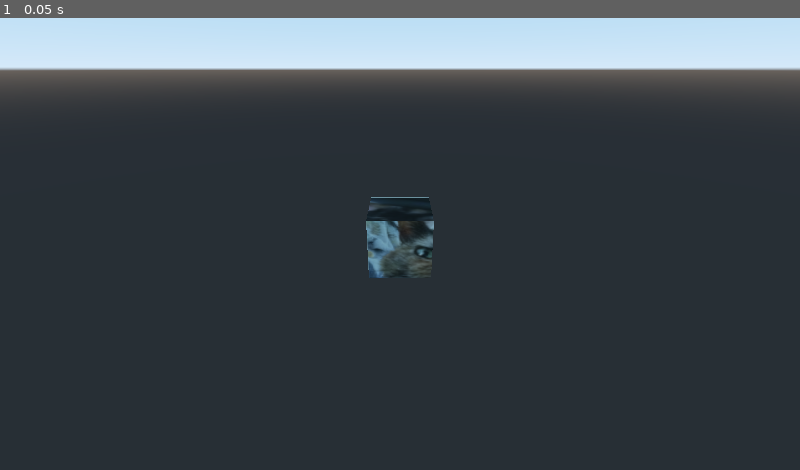
Above: before the commit, frame 1.
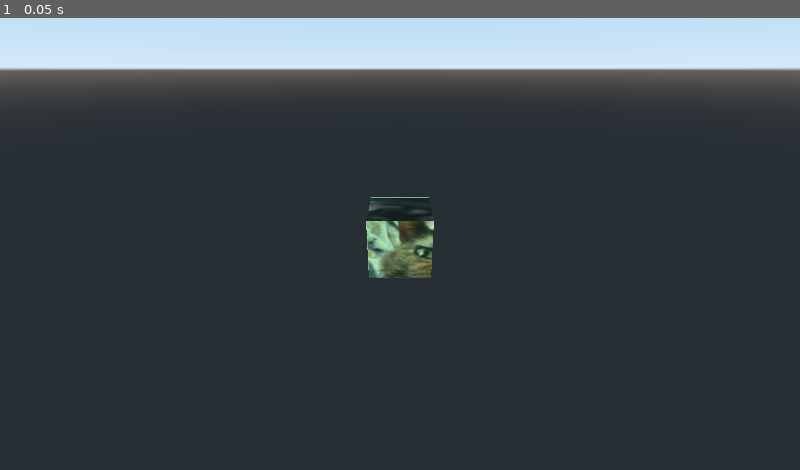
Above: after the commit, the same moment.

Repository: technicat/learngodot
Game: Godot game, scene res://scene.tscn
Two runs of this game, one before a commit and one after it. Both use one fixed random seed, a clock stepped at 60 frames per second and the inputs below.
Inputs:
- Up to frame 1 (0.05 s): no input

The runs differ from the first frame. In frame 1, 0.9% of the frame differs, in the area x 45-55%, y 39-58%.

Commit message:
Update scene.tscn

Diff:
--- a/chapter3/godotproject/scene.tscn
+++ b/chapter3/godotproject/scene.tscn
@@ -9,7 +9,6 @@
 albedo_texture = ExtResource( 2 )
 
 [node name="Scene" type="Spatial"]
-transform = Transform( 1, 0, 0, 0, 1, 0, 0, 0, 1, 0, 5, 10 )
 
 [node name="Camera" type="Camera" parent="."]
 transform = Transform( 1, 0, 0, 0, 1, 0, 0, 0, 1, 0, 5, 10 )
@@ -22,4 +21,4 @@
 [node name="OmniLight" type="OmniLight" parent="."]
 transform = Transform( 1, 0, 0, 0, 1, 0, 0, 0, 1, 0, 10, 20 )
 light_color = Color( 0.87451, 0.964706, 0.0588235, 1 )
-omni_range = 20.0
+omni_range = 50.0
